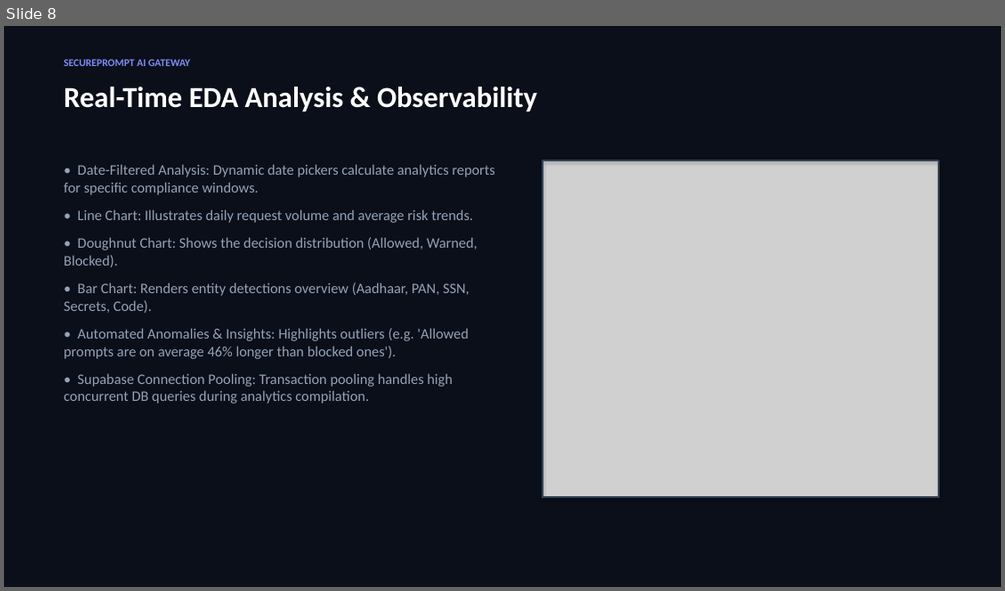
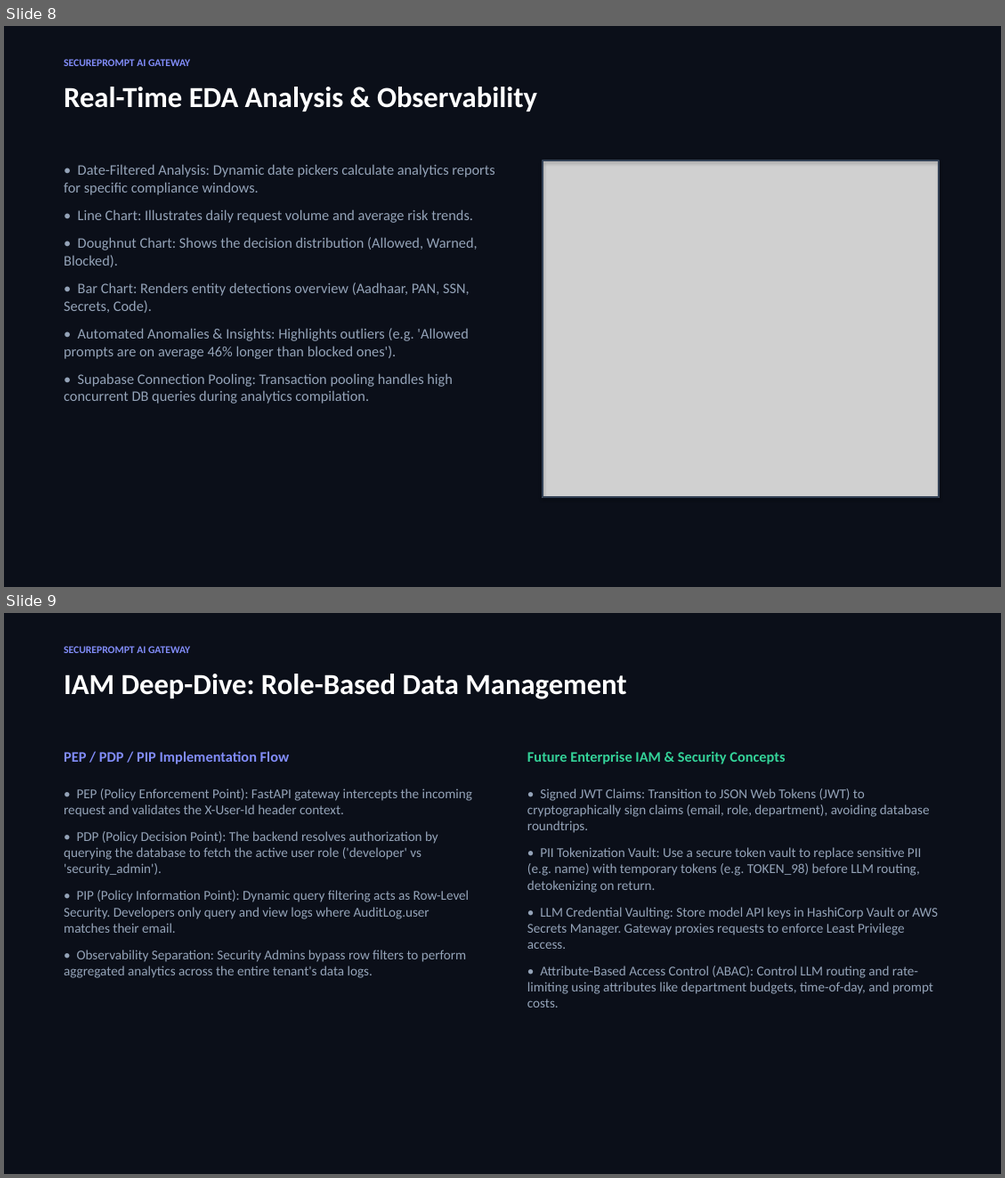
Before and after one commit to prathyusha081/SecurePrompt-AI-Gateway, a slide deck: docs/SecurePrompt_AI_Gateway_Presentation.pptx. Shown one above the other, each under a label of ours: slide 8 before the commit, slides 8 and 9 after it. The pictures are 1005x591 and 1005x1178 pixels, drawn with LibreOffice and Linux fonts; fonts in the diff are those of the drawing; grey boxes stand for pictures. Boxes give left, top, right and bottom in pixels: in the first picture for what was removed or moved away, otherwise in the second. Text is boxed around its words. In the diff, an @@ line names an element or a change of style, - is before the commit and + after.

Commit message:
docs: add IAM deep-dive slide containing PEP/PDP/PIP logic and advanced security concepts to presentation

```diff
--- a/docs/SecurePrompt_AI_Gateway_Presentation.pptx
+++ b/docs/SecurePrompt_AI_Gateway_Presentation.pptx
@@ slide 9 added at [4,613,1001,1174], background #0B0F19 @@
@@ text added at [64,646,190,653], 10 pt, text #818CF8, bold @@
+SECUREPROMPT AI GATEWAY
@@ text added at [64,674,626,699], 28 pt, text #FFFFFF, bold @@
+IAM Deep-Dive: Role-Based Data Management
@@ text added at [64,751,289,764], 14 pt, text #818CF8, bold @@
+PEP / PDP / PIP Implementation Flow
@@ text added at [527,751,785,764], 14 pt, text #34D399, bold @@
+Future Enterprise IAM & Security Concepts
@@ text added at [64,788,472,978], 13 pt, text #94A3B8 @@
+• PEP (Policy Enforcement Point): FastAPI gateway intercepts the incoming request and validates the X-User-Id header context.
+• PDP (Policy Decision Point): The backend resolves authorization by querying the database to fetch the active user role ('developer' vs 'security_admin').
+• PIP (Policy Information Point): Dynamic query filtering acts as Row-Level Security. Developers only query and view logs where AuditLog.user matches their email.
+• Observability Separation: Security Admins bypass row filters to perform aggregated analytics across the entire tenant's data logs.
@@ text added at [527,788,938,1007], 13 pt, text #94A3B8 @@
+• Signed JWT Claims: Transition to JSON Web Tokens (JWT) to cryptographically sign claims (email, role, department), avoiding database roundtrips.
+• PII Tokenization Vault: Use a secure token vault to replace sensitive PII (e.g. name) with temporary tokens (e.g. TOKEN_98) before LLM routing, detokenizing on return.
+• LLM Credential Vaulting: Store model API keys in HashiCorp Vault or AWS Secrets Manager. Gateway proxies requests to enforce Least Privilege access.
+• Attribute-Based Access Control (ABAC): Control LLM routing and rate-limiting using attributes like department budgets, time-of-day, and prompt costs.
```
Also in this commit, not shown: 1 other file.
